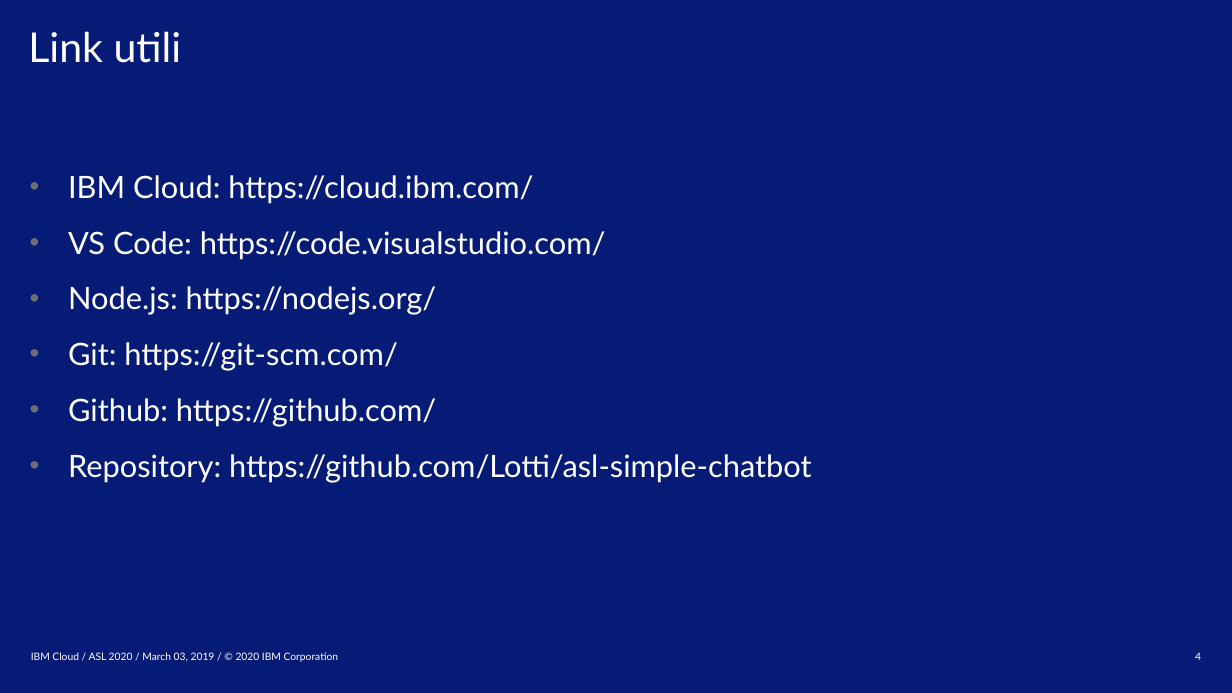
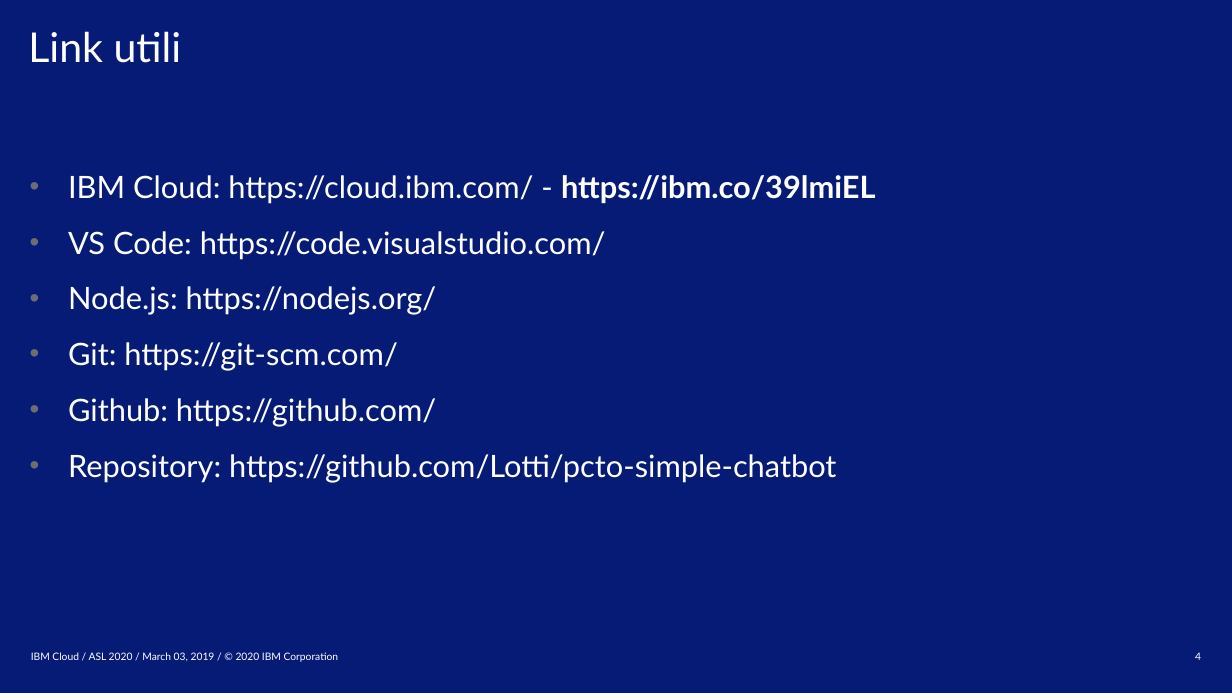
Before and after one commit to Lotti/pcto-simple-chatbot, a slide deck: slide 4 of slides/ASL-2020-01.pptx. Drawn at 1232x693 pixels with LibreOffice and Linux fonts; fonts in the diff are those of the drawing. Boxes give left, top, right and bottom in pixels: in the first picture for what was removed or moved away, otherwise in the second. Text is boxed around its words. In the diff, an @@ line names an element or a change of style, - is before the commit and + after.

Commit message:
slide updated

```diff
--- a/slides/ASL-2020-01.pptx
+++ b/slides/ASL-2020-01.pptx
@@ text at bbox=[68, 175, 876, 204]: text changed @@
-• IBM Cloud: https://cloud.ibm.com/
+• IBM Cloud: https://cloud.ibm.com/ - https://ibm.co/39lmiEL
@@ text at bbox=[68, 454, 836, 483]: text changed @@
-• Repository: https://github.com/Lotti/asl-simple-chatbot
+• Repository: https://github.com/Lotti/pcto-simple-chatbot
```
